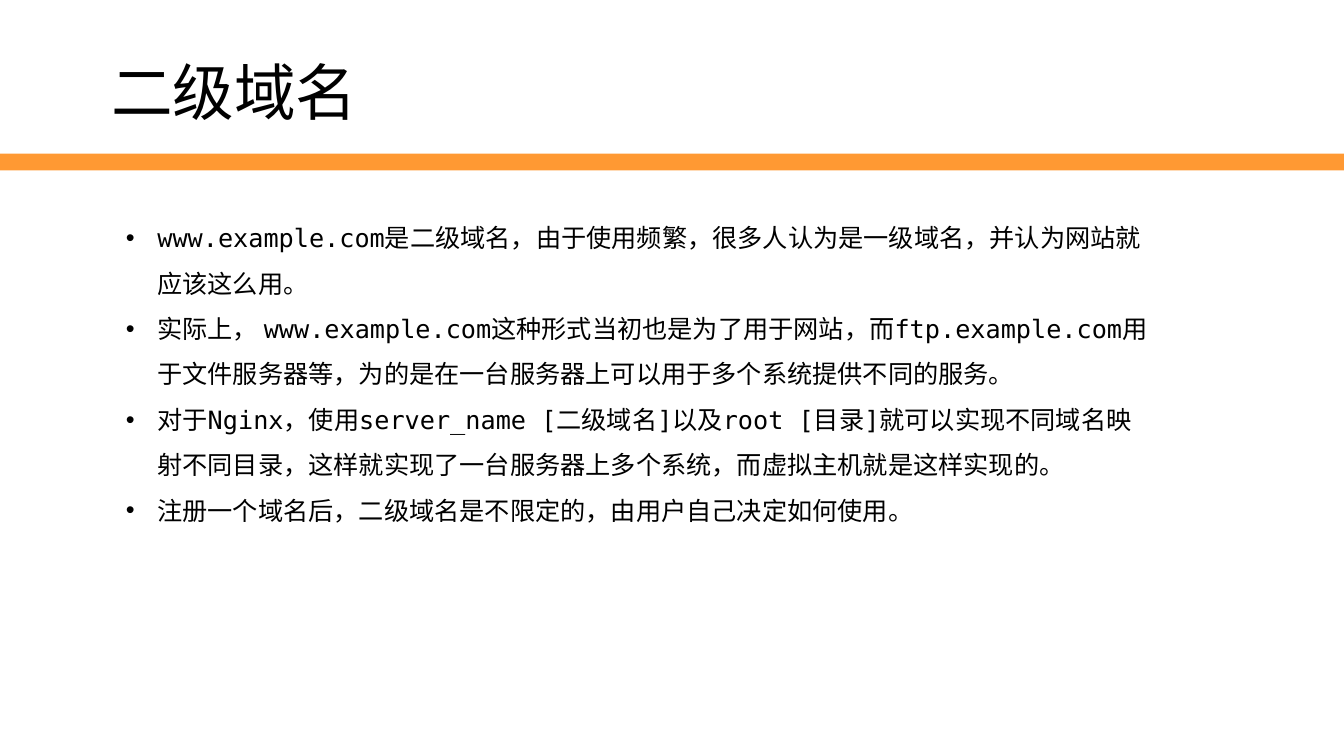
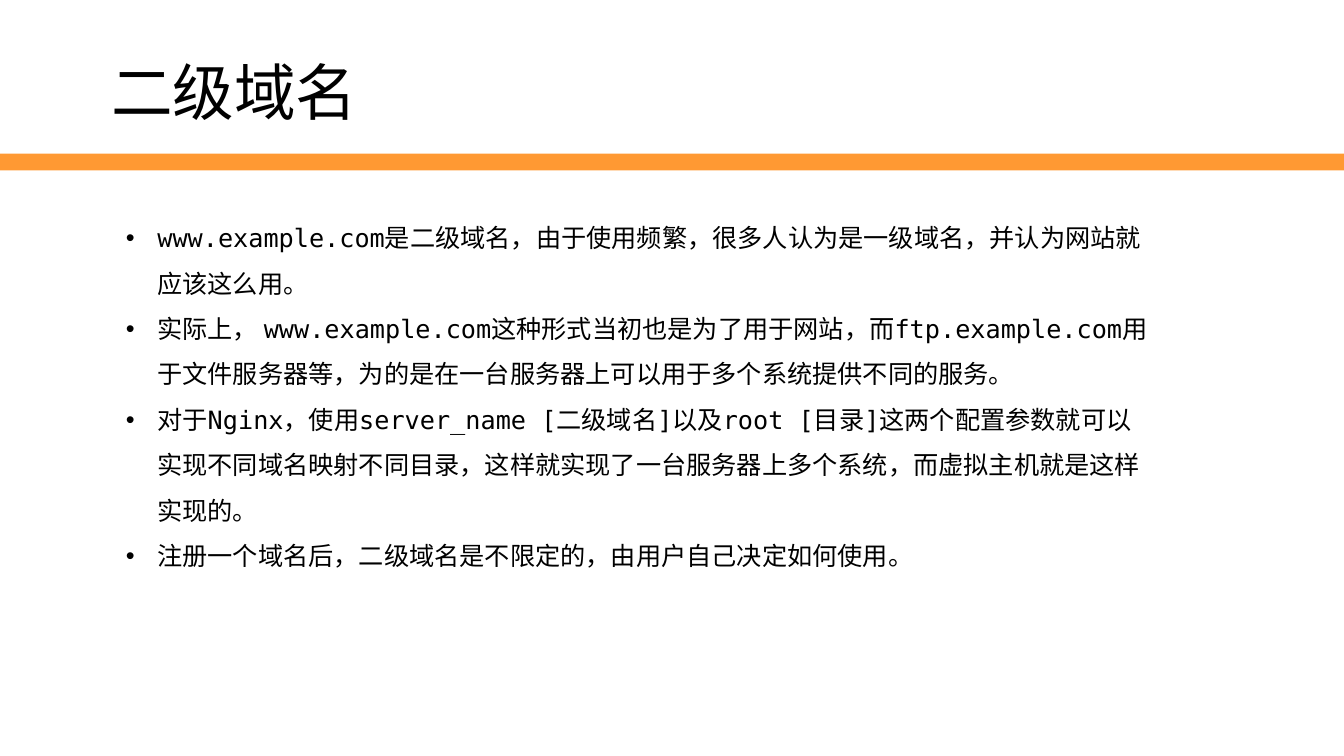
Before and after one commit to edu2act/2017-2018_1st_Wechat_Web_Programming, a slide deck: slide 23 of meterials/slides/ch02-server- and-domain-name.pptx. Drawn at 1344x756 pixels with LibreOffice and Linux fonts; fonts in the diff are those of the drawing; background and template pictures are left out. Boxes give left, top, right and bottom in pixels: in the first picture for what was removed or moved away, otherwise in the second. Text is boxed around its words. In the diff, an @@ line names an element or a change of style, - is before the commit and + after.

```diff
--- a/meterials/slides/ch02-server- and-domain-name.pptx
+++ b/meterials/slides/ch02-server- and-domain-name.pptx
@@ text at (157,407,1140,522): text changed @@
-• 对于Nginx，使用server_name [二级域名]以及root [目录]就可以实现不同域名映射不同目录，这样就实现了一台服务器上多个系统，而虚拟主机就是这样实现的。
+• 对于Nginx，使用server_name [二级域名]以及root [目录]这两个配置参数就可以实现不同域名映射不同目录，这样就实现了一台服务器上多个系统，而虚拟主机就是这样实现的。
```
Also in this commit, not shown: 5 other slides changed, 1 other file.
